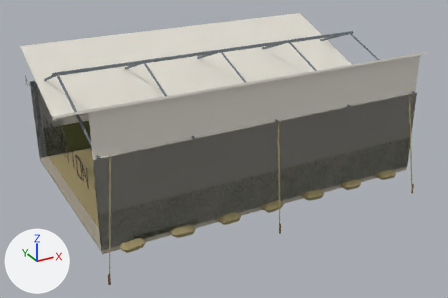
What one commit did to the glTF model assets/models/props/evac_tent.glb.
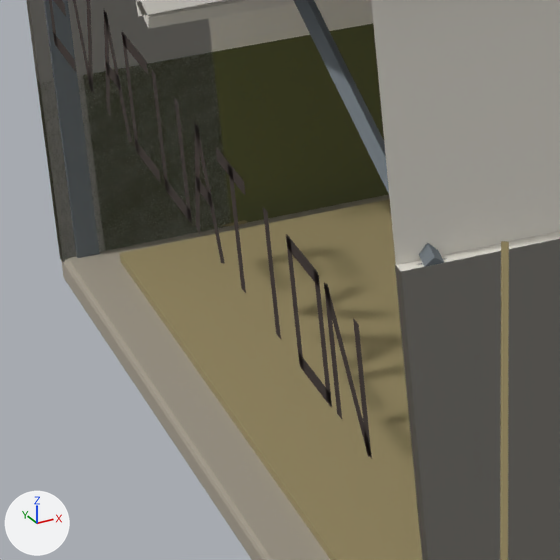
Each version is shown whole from a 50 mm lens placed at (-6.9, -12.72, 6.8), pointed at (-0.11, -0.38, 0.64), then close up on the part from 7% to 27% of the width and 39% to 69% of the height. Lighting does not change. The marker at lower left points along +X, +Y and +Z. The first two pictures are the older version. Objects named as collision shapes, trigger or cutter boxes, shadow casters or lower levels of detail are left out. Vertices at exactly the same position are counted once.

The scene before the commit, as lines of its bpy script (objects in view):
```python
me_evac_tent = bpy.data.meshes.new('evac_tent')
me_evac_tent.from_pydata(...)  # 1120 vertices, 1572 faces; spans x -4.22..4.22, y -3.53..3.53, z 0.0..3.06
# faces by material slot: [490, 788, 294]
me_evac_tent.materials.append(mat_palette)  # picture img_palette
me_evac_tent.materials.append(mat_palette_b)  # picture img_palette_b
me_evac_tent.materials.append(mat_palette_c)  # picture img_palette_c
ob_evac_tent = bpy.data.objects.new('evac_tent', me_evac_tent)
ob_evac_tent.location = (0.0, 0.0, 0.0)
```
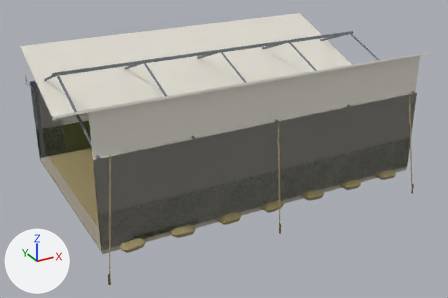
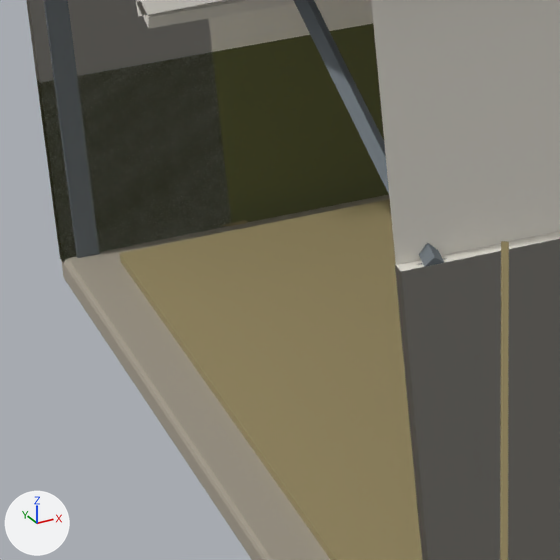
Diff of the bpy script that builds the scene:
```diff
--- a/assets/models/props/evac_tent.glb.py
+++ b/assets/models/props/evac_tent.glb.py
@@ me_evac_tent @@
 # used by ob_evac_tent; location = (0.0, 0.0, 0.0)
-me_evac_tent.from_pydata(...)  # 1120 vertices, 1572 faces; spans x -4.22..4.22, y -3.53..3.53, z 0.0..3.06
+me_evac_tent.from_pydata(...)  # 1008 vertices, 1516 faces; spans x -4.22..4.22, y -3.53..3.53, z 0.0..3.06
+# me_evac_tent part 1: 28 loose pieces with 112 vertices, spanning x -4.01, y -2.02..2.01, z 1.21..1.7, are deleted
 me_evac_tent.materials.append(mat_palette)
```

Changed parts and their boxes [x1, y1, x2, y2] in the close-ups (560 x 560 px):
part 1 of me_evac_tent, deleted: before [49, 0, 372, 459]
